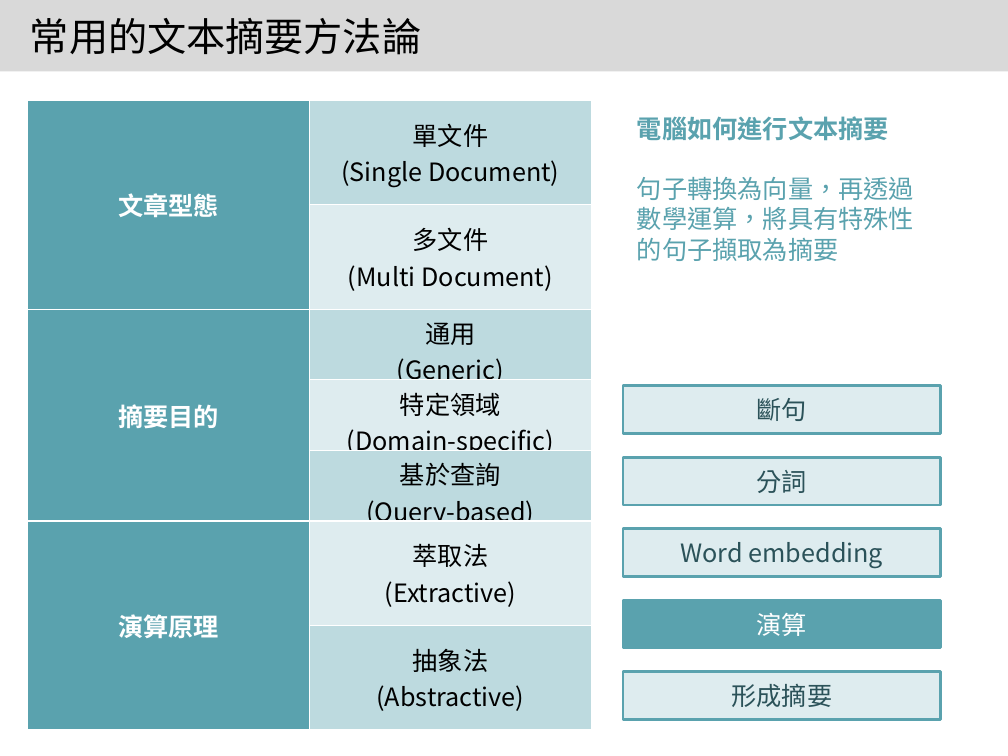
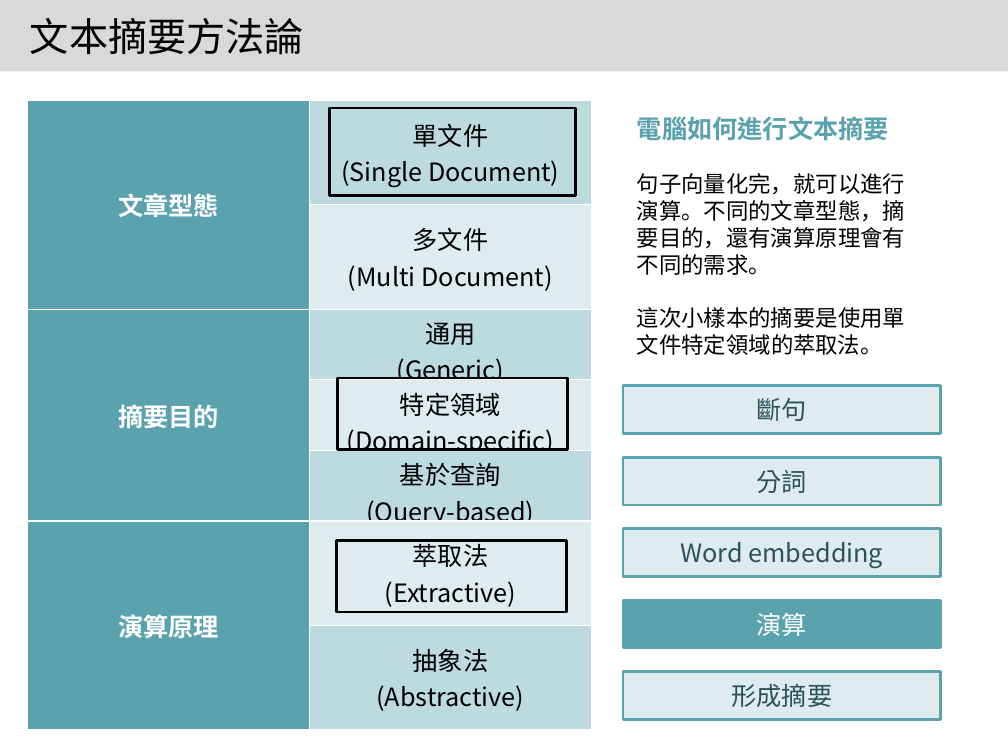
Before and after one commit to 1napcompsci/Automatic-Text-Summarization, a slide deck: slide 10 of Summarization with Yahoo - SETN/實習專案報告 Template (Revised).pptx. Drawn at 1008x756 pixels with LibreOffice and Linux fonts; fonts in the diff are those of the drawing. Boxes give left, top, right and bottom in pixels: in the first picture for what was removed or moved away, otherwise in the second. Text is boxed around its words. In the diff, an @@ line names an element or a change of style, - is before the commit and + after.

```diff
--- a/Summarization with Yahoo - SETN/實習專案報告 Template (Revised).pptx
+++ b/Summarization with Yahoo - SETN/實習專案報告 Template (Revised).pptx
@@ title at [30,18,304,55]: text changed @@
-常用的文本摘要方法論
+文本摘要方法論
@@ rectangle added at [330,108,576,196], outline #000000 2 pt @@
@@ text at [637,173,905,355]: text changed; size 18 to 16 pt; text colour #5AA2AE to #000000 @@
-句子轉換為向量，再透過數學運算，將具有特殊性的句子擷取為摘要
+句子向量化完，就可以進行演算。不同的文章型態，摘要目的，還有演算原理會有不同的需求。
+這次小樣本的摘要是使用單文件特定領域的萃取法。
@@ rectangle added at [338,378,568,450], outline #000000 2 pt @@
@@ rectangle added at [337,540,566,612], outline #000000 2 pt @@
```
Also in this commit, not shown: 14 other slides changed, 1 slide added.
